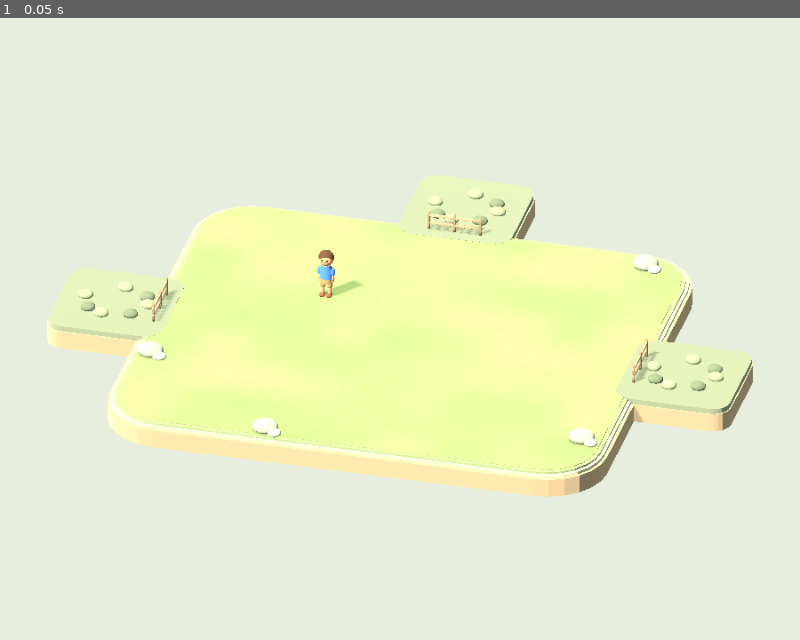
Above: before the commit, frame 1.
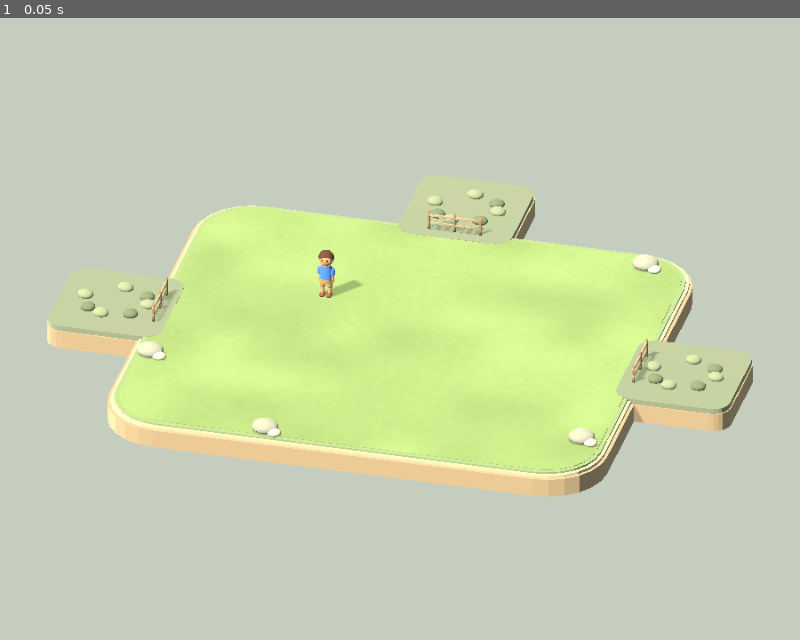
Above: after the commit, the same moment.

Repository: apps-skymesh/tuvlo-world
Game: Godot game, scene res://scenes/homestead.tscn
Two runs of this game, one before a commit and one after it. Both use one fixed random seed, a clock stepped at 60 frames per second and the inputs below.
Inputs:
- Up to frame 1 (0.05 s): no input

The runs differ from the first frame. In frame 1, 99% of the frame differs, in the area x 0-100%, y 0-100%.

Commit message:
Soften World lighting and float accessible icon controls over the full map

Diff:
--- a/Godot/scripts/homestead.gd
+++ b/Godot/scripts/homestead.gd
@@ -43,18 +43,19 @@
  var environment=WorldEnvironment.new()
  var settings=Environment.new()
  settings.background_mode=Environment.BG_COLOR
- settings.background_color=Color("e7eddf")
+ settings.background_color=Color("c5cebe")
  settings.ambient_light_source=Environment.AMBIENT_SOURCE_COLOR
  settings.ambient_light_color=Color("cedddc")
- settings.ambient_light_energy=0.58
- # Match the character-review stage; Compatibility/WebGL must retain palette contrast.
+ settings.ambient_light_energy=0.42
+ # Keep diffuse highlights below clipping in the shipped Compatibility/WebGL renderer.
+ # Tune the lights directly: post-process exposure is not shared by every renderer.
  settings.tonemap_mode=Environment.TONE_MAPPER_LINEAR
  environment.environment=settings
  add_child(environment)
  var light=DirectionalLight3D.new()
  light.rotation_degrees=Vector3(-48,-38,0)
  light.light_color=Color("fff0d8")
- light.light_energy=1.05
+ light.light_energy=0.78
  light.light_angular_distance=0.8
  light.shadow_opacity=0.68
  light.directional_shadow_max_distance=100.0
@@ -63,7 +64,7 @@
  var fill=DirectionalLight3D.new()
  fill.rotation_degrees=Vector3(-28,145,0)
  fill.light_color=Color("c9e0e2")
- fill.light_energy=0.16
+ fill.light_energy=0.10
  fill.light_specular=0.0
  add_child(fill)
  add_child(camera)
